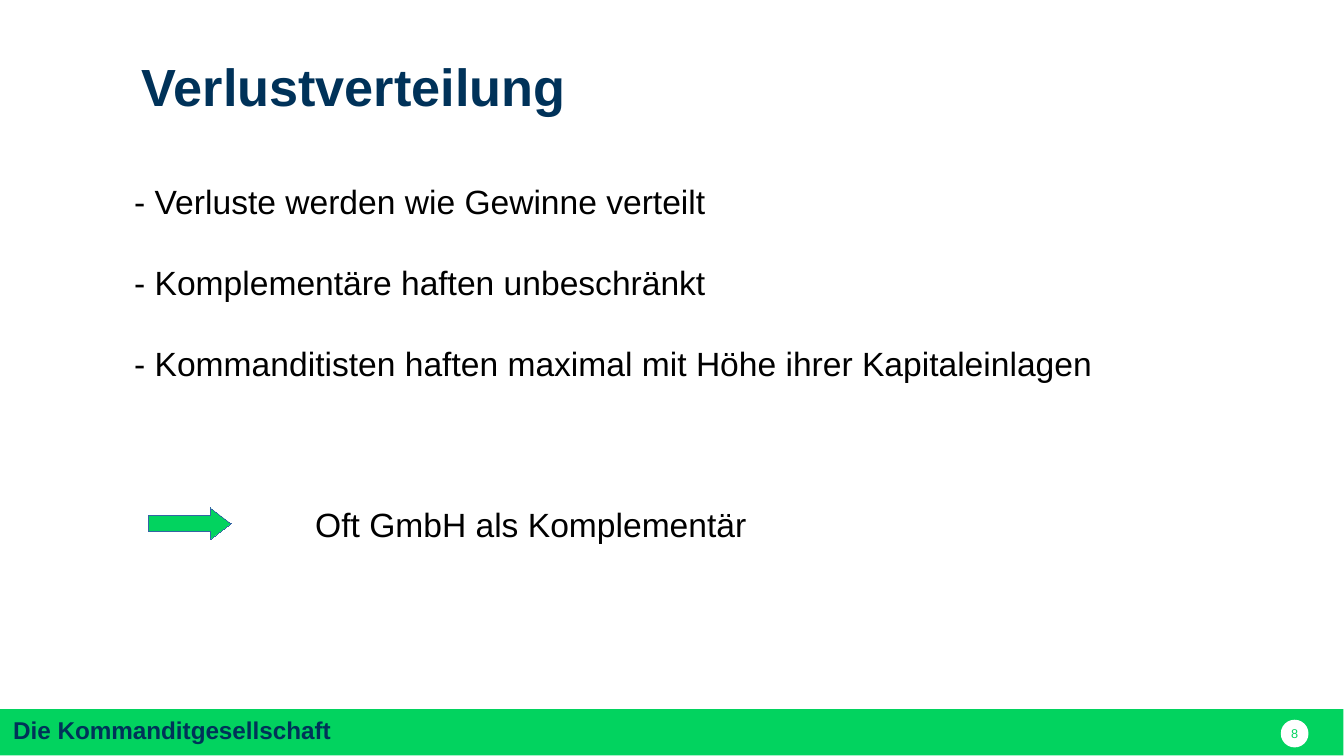
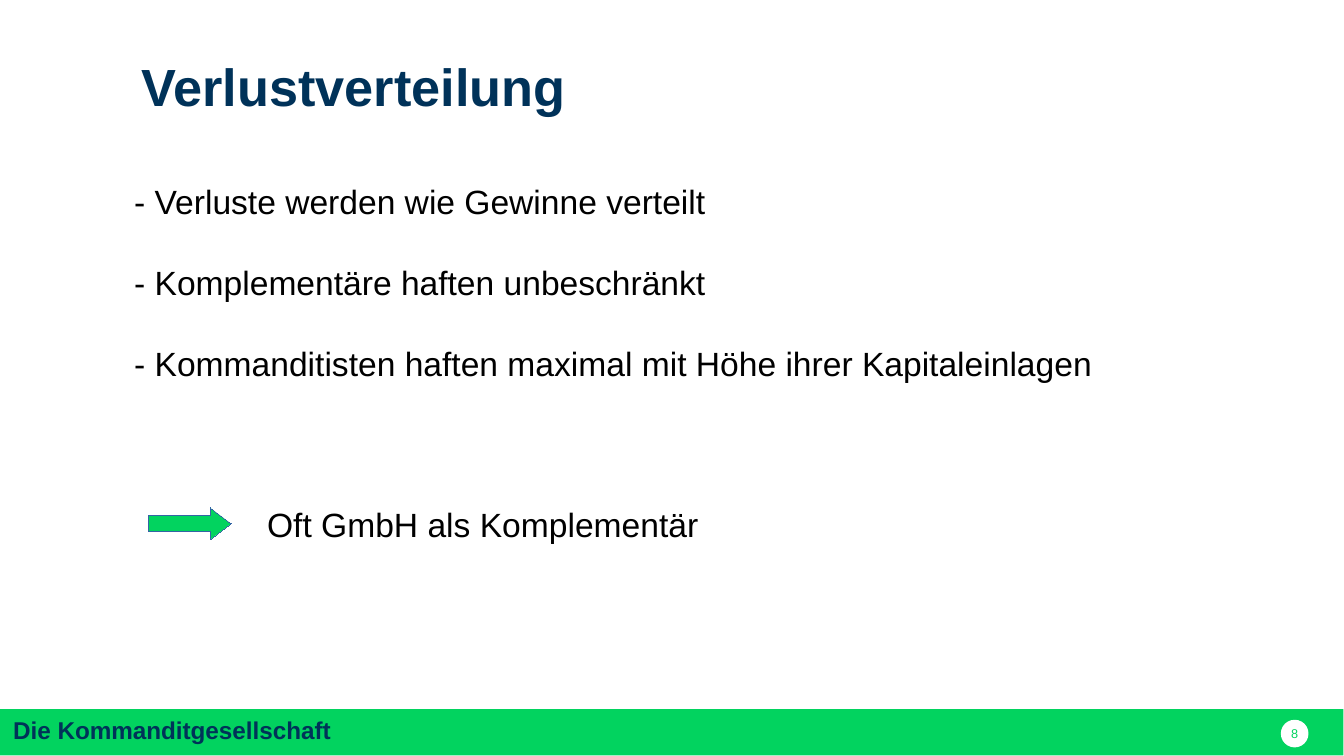
Before and after one commit to nodeg/exercises, a slide deck: slide 8 of Referat_BWP_KG_dom.pptx. Drawn at 1344x756 pixels with LibreOffice and Linux fonts; fonts in the diff are those of the drawing. Boxes give left, top, right and bottom in pixels: in the first picture for what was removed or moved away, otherwise in the second. Text is boxed around its words. In the diff, an @@ line names an element or a change of style, - is before the commit and + after.

```diff
--- a/Referat_BWP_KG_dom.pptx
+++ b/Referat_BWP_KG_dom.pptx
@@ text added at (267,512,698,543), 18 pt, text #000000 @@
+Oft GmbH als Komplementär
@@ text at (315,512,746,543): paragraph removed @@
-Oft GmbH als Komplementär
```
Also in this commit, not shown: 1 other slide changed.
